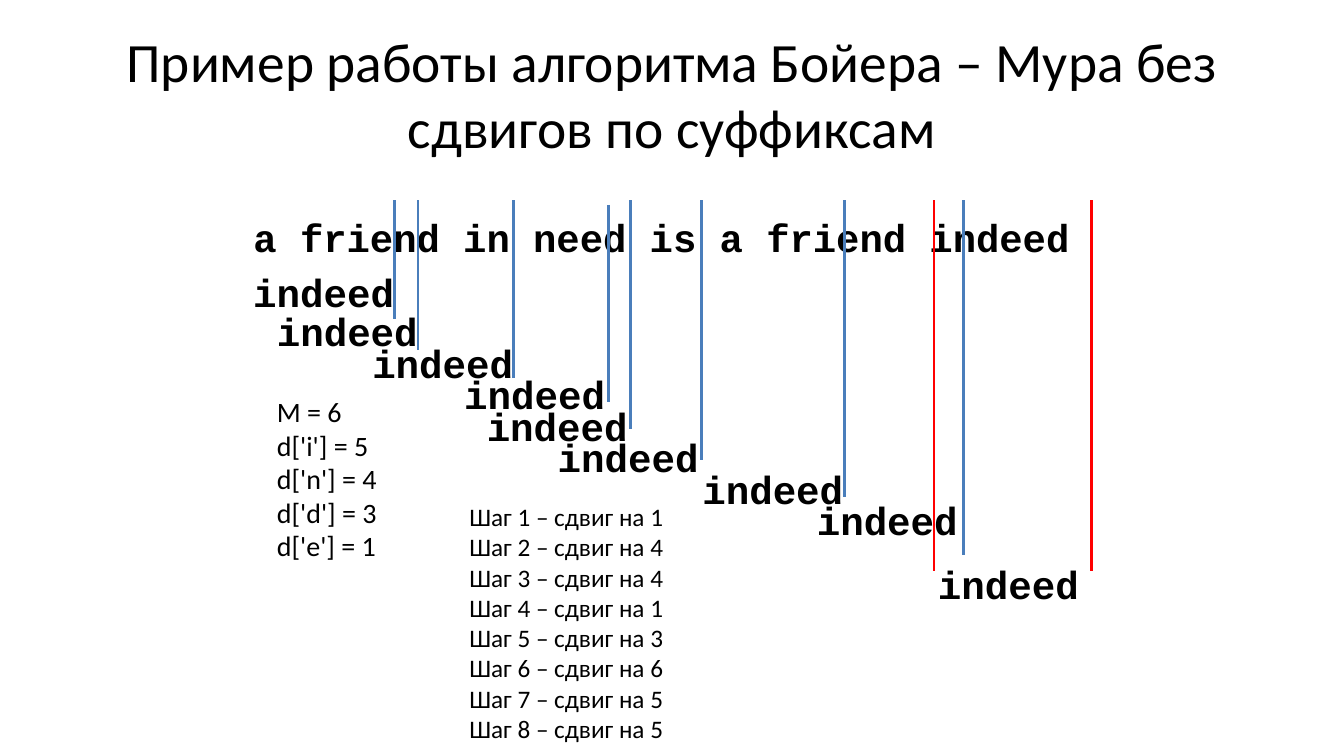
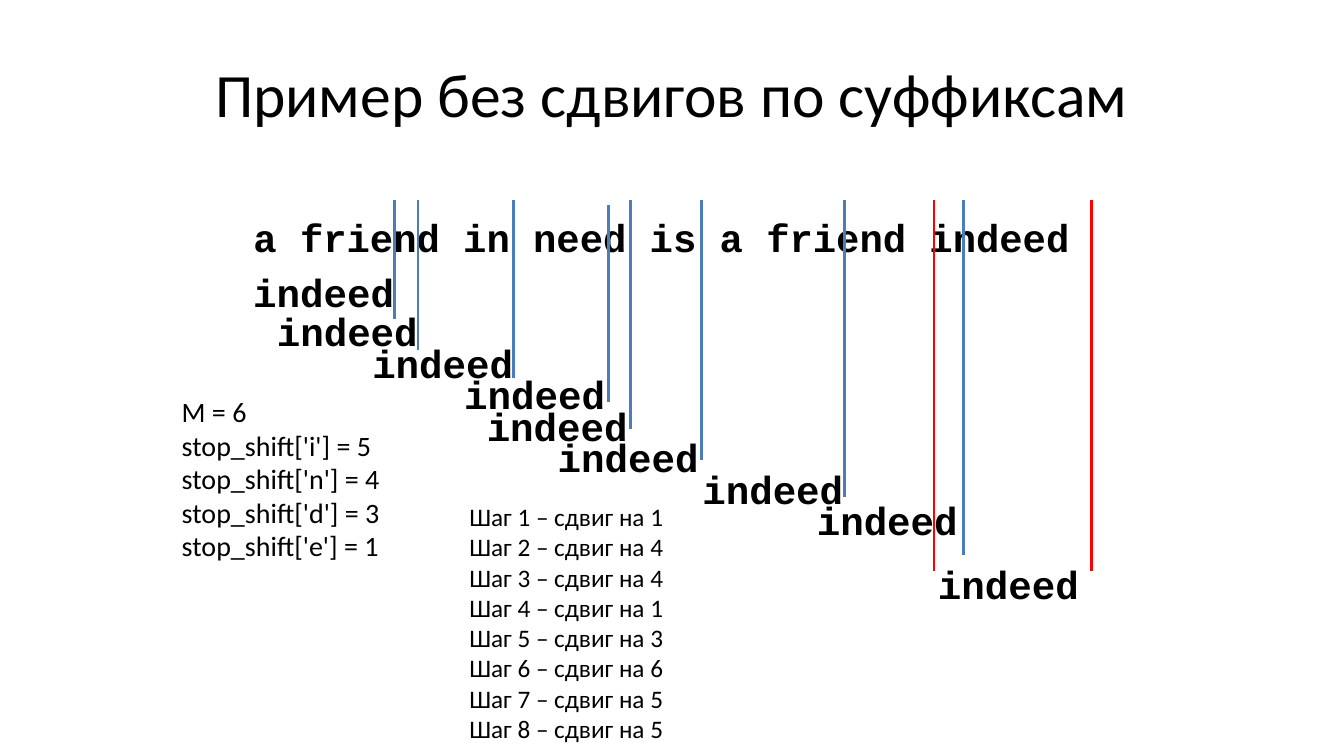
Before and after one commit to Evgueni-Petrov-aka-espetrov/Algorithms-and-Programming-in-C-pptx, a slide deck: slide 122 of 12 Алгоритмы поиска.pptx (slide 34 before the commit). Drawn at 1344x756 pixels with LibreOffice and Linux fonts; fonts in the diff are those of the drawing. Boxes give left, top, right and bottom in pixels: in the first picture for what was removed or moved away, otherwise in the second. Text is boxed around its words. In the diff, an @@ line names an element or a change of style, - is before the commit and + after.

```diff
--- a/12 Алгоритмы поиска.pptx
+++ b/12 Алгоритмы поиска.pptx
@@ title at box(215, 75, 1128, 127): text changed; size 39.6 to 44 pt @@
-Пример работы алгоритма Бойера – Мура без сдвигов по суффиксам
+Пример без сдвигов по суффиксам
@@ text "М = 6": place and size @@
-text "М = 6" at box(277, 403, 376, 560)
+text "М = 6" at box(182, 403, 379, 561)
@@ text at box(182, 435, 379, 561): text changed @@
-d['i'] = 5
-d['n'] = 4
-d['d'] = 3
-d['e'] = 1
+stop_shift['i'] = 5
+stop_shift['n'] = 4
+stop_shift['d'] = 3
+stop_shift['e'] = 1
```
Also in this commit, not shown: 22 other slides changed, 117 slides added, 32 slides removed.
